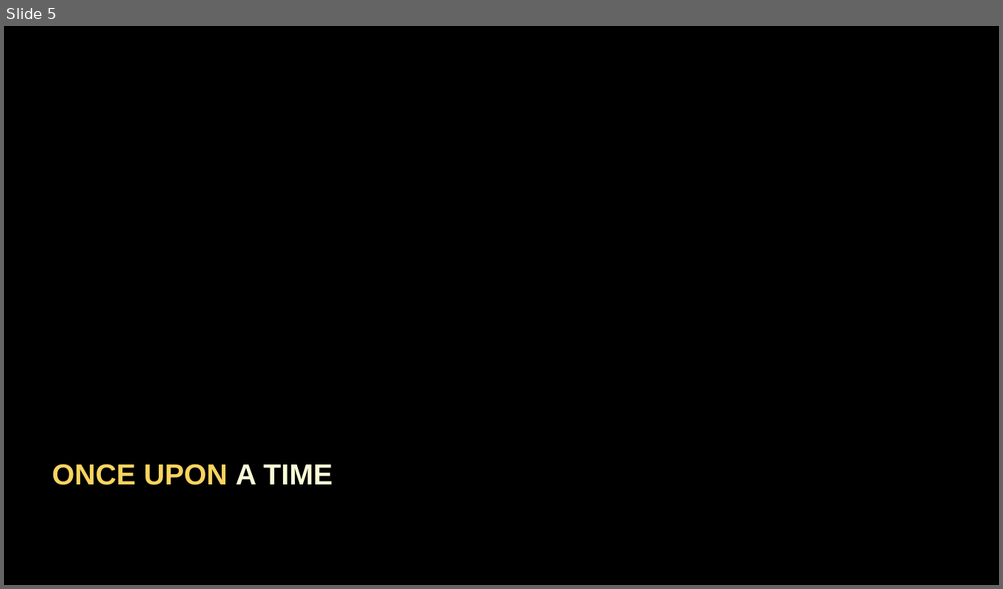
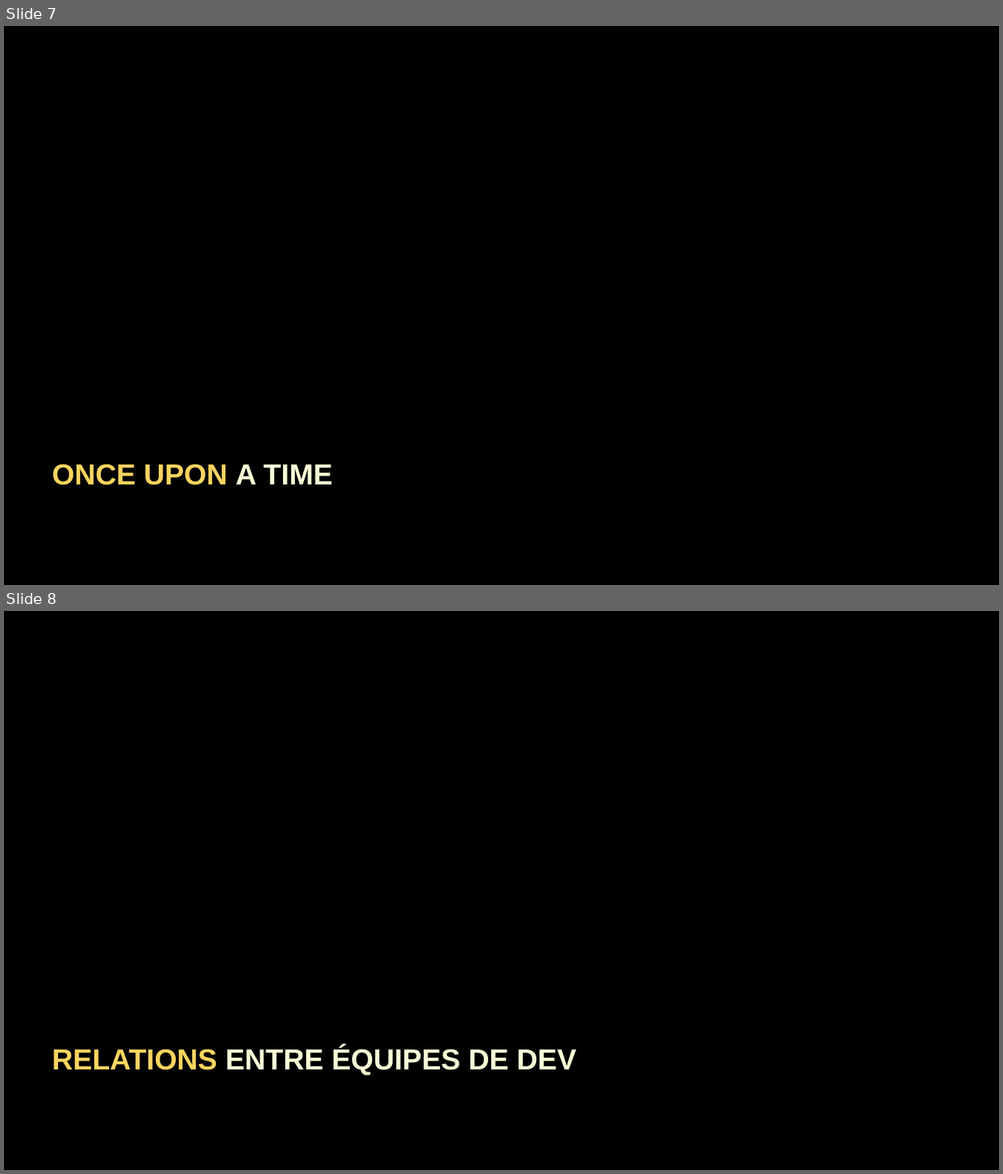
Before and after one commit to tpierrain/talk-de-l-autre-cote-du-miroir, a slide deck: DeLAutreCoteDuMiroir.pptx. Shown one above the other, each under a label of ours: slide 5 before the commit, slides 7 and 8 after it. The pictures are 1003x589 and 1003x1174 pixels, drawn with LibreOffice and Linux fonts; fonts in the diff are those of the drawing; background and template pictures are left out. Boxes give left, top, right and bottom in pixels: in the first picture for what was removed or moved away, otherwise in the second. Text is boxed around its words. In the diff, an @@ line names an element or a change of style, - is before the commit and + after.

```diff
--- a/DeLAutreCoteDuMiroir.pptx
+++ b/DeLAutreCoteDuMiroir.pptx
@@ slide 8 added at [4,611,999,1170], background picture (left out) @@
@@ rectangle added at [4,1005,999,1110], fill #000000 at 86% opacity @@
@@ text added at [52,1047,576,1076], 28 pt, text #FAFCD7, bold @@
+RELATIONS ENTRE ÉQUIPES DE DEV
@@ what was slide 5 is now slide 7 @@
```
Also in this commit, not shown: 3 slides changed, 4 other slides added, 4 other files.
